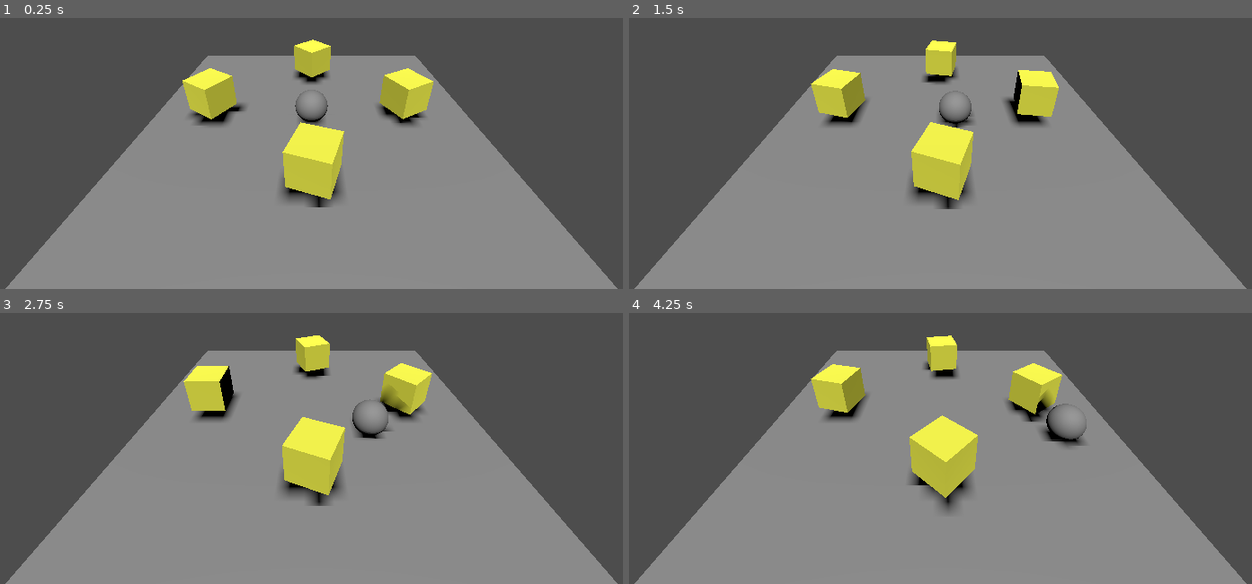
Above: before the commit, frames 1-4 (two rows, left to right).
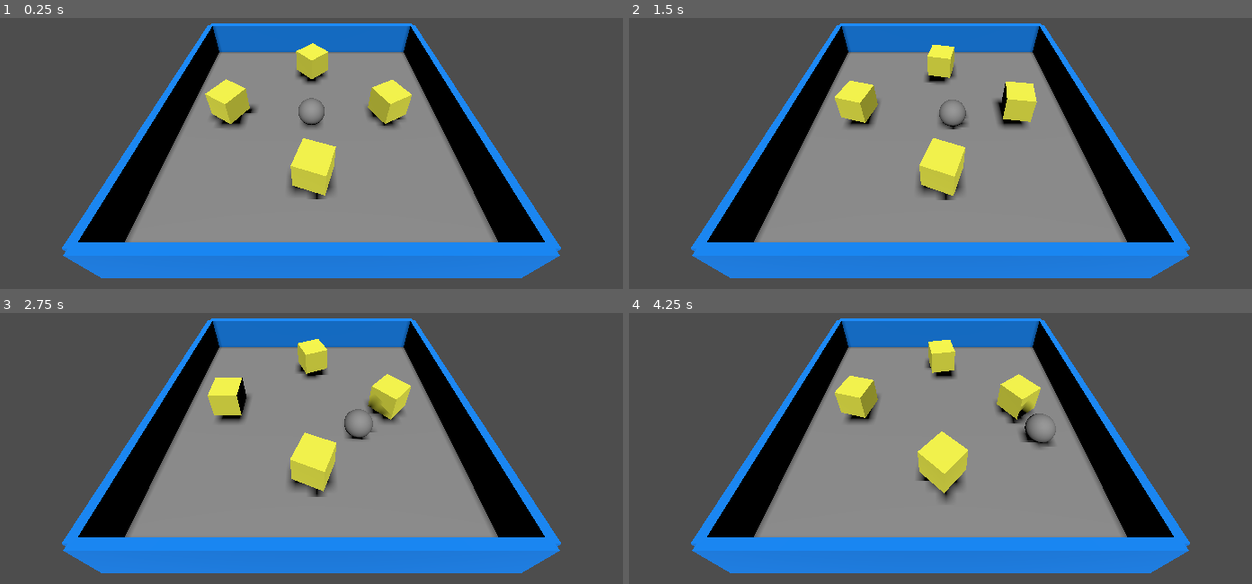
Above: after the commit, the same moments.

Repository: Zehua-Chen/roll-a-ball
Game: Godot game, scene res://main.tscn
Same seed, same stepped clock (60 frames per second), same inputs: the game is played once before the commit and once after it.
Inputs:
- Up to frame 1 (0.25 s): no input
- Up to frame 2 (1.5 s): hold D (player_move_rightward) 0.53-1.28 s; hold S (player_move_backward) from 1.28 s (still down)
- Up to frame 3 (2.75 s): release S (player_move_backward) at 2.03 s; hold D (player_move_rightward) from 2.03 s (still down)
- Up to frame 4 (4.25 s): release D (player_move_rightward) at 2.78 s; hold W (player_move_forward) 2.78-3.53 s; hold A (player_move_leftward) from 3.53 s (still down)

The runs differ from the first frame. In frame 1, 36% of the frame differs, in the area x 0-100%, y 1-100%; in frame 2, 36%; in frame 3, 36%; in frame 4, 37%.

Commit message:
[feat] Add walls

Diff:
--- /dev/null
+++ b/godot/Wall.tscn
@@ -0,0 +1,19 @@
+[gd_scene load_steps=4 format=3 uid="uid://d2t4mlh0cflps"]
+
+[sub_resource type="BoxShape3D" id="BoxShape3D_5biry"]
+size = Vector3(2, 0.3, 0.05)
+
+[sub_resource type="BoxMesh" id="BoxMesh_rvlkw"]
+
+[sub_resource type="StandardMaterial3D" id="StandardMaterial3D_oh7hn"]
+albedo_color = Color(0, 0.54902, 1, 1)
+
+[node name="StaticBody3D" type="StaticBody3D"]
+
+[node name="CollisionShape3D" type="CollisionShape3D" parent="."]
+shape = SubResource("BoxShape3D_5biry")
+
+[node name="MeshInstance3D" type="MeshInstance3D" parent="."]
+transform = Transform3D(2, 0, 0, 0, 0.3, 0, 0, 0, 0.05, 0, 0, 0)
+mesh = SubResource("BoxMesh_rvlkw")
+surface_material_override/0 = SubResource("StandardMaterial3D_oh7hn")
--- a/godot/main.tscn
+++ b/godot/main.tscn
@@ -1,7 +1,8 @@
-[gd_scene load_steps=5 format=3 uid="uid://dnrxxdt2xpiho"]
+[gd_scene load_steps=6 format=3 uid="uid://dnrxxdt2xpiho"]
 
 [ext_resource type="PackedScene" uid="uid://conoj2vfjclnx" path="res://Player.tscn" id="1_tsbmk"]
 [ext_resource type="PackedScene" uid="uid://26spql23s80i" path="res://Food.tscn" id="1_xn7no"]
+[ext_resource type="PackedScene" uid="uid://d2t4mlh0cflps" path="res://Wall.tscn" id="3_pxee6"]
 
 [sub_resource type="PlaneMesh" id="PlaneMesh_clbe4"]
 
@@ -15,9 +16,12 @@
 shadow_enabled = true
 
 [node name="Camera3D" type="Camera3D" parent="."]
-transform = Transform3D(1, -5.2318e-16, 3.02058e-16, 3.02058e-16, 0.866025, 0.5, -5.2318e-16, -0.5, 0.866025, 2.08165e-12, 1, 1.35)
+transform = Transform3D(1, -5.72982e-16, 2.67186e-16, 2.67186e-16, 0.766044, 0.642787, -5.72983e-16, -0.642787, 0.766044, 2.08165e-12, 1.5, 1.4)
 
 [node name="Environment" type="Node" parent="."]
+
+[node name="Wall" parent="Environment" instance=ExtResource("3_pxee6")]
+transform = Transform3D(1, 0, 0, 0, 1, 0, 0, 0, 1, 2.08165e-12, 0.15, -1)
 
 [node name="Ground" type="StaticBody3D" parent="Environment"]
 
@@ -30,23 +34,34 @@
 transform = Transform3D(1, 0, 0, 0, 1, 0, 0, 0, 1, 2.08165e-12, -0.05, 2.08165e-12)
 shape = SubResource("BoxShape3D_8v76g")
 
+[node name="Wall2" parent="Environment" instance=ExtResource("3_pxee6")]
+transform = Transform3D(1, 0, 0, 0, 1, 0, 0, 0, 1, 2.08165e-12, 0.15, 1)
+
+[node name="Wall3" parent="Environment" instance=ExtResource("3_pxee6")]
+transform = Transform3D(-4.37114e-08, 3.48787e-16, 1, 3.48787e-16, 1, -3.48787e-16, -1, 3.48787e-16, -4.37114e-08, 1, 0.15, 2.08165e-12)
+
+[node name="Wall4" parent="Environment" instance=ExtResource("3_pxee6")]
+transform = Transform3D(-4.37114e-08, 3.48787e-16, 1, 3.48787e-16, 1, -3.48787e-16, -1, 3.48787e-16, -4.37114e-08, -1, 0.15, 2.08165e-12)
+
 [node name="Player" parent="." instance=ExtResource("1_tsbmk")]
 speed = 7.0
 
-[node name="Food" parent="." instance=ExtResource("1_xn7no")]
+[node name="Foods" type="Node" parent="."]
+
+[node name="Food" parent="Foods" instance=ExtResource("1_xn7no")]
 transform = Transform3D(0.2, 0, 0, 0, 0.2, 0, 0, 0, 0.2, 0.573898, 0.168487, -0.0274963)
 
-[node name="Food2" parent="." instance=ExtResource("1_xn7no")]
+[node name="Food2" parent="Foods" instance=ExtResource("1_xn7no")]
 transform = Transform3D(0.2, 0, 0, 0, 0.2, 0, 0, 0, 0.2, -0.615564, 0.168487, -0.0274963)
 speed = 4.0
 value = 4
 
-[node name="Food3" parent="." instance=ExtResource("1_xn7no")]
+[node name="Food3" parent="Foods" instance=ExtResource("1_xn7no")]
 transform = Transform3D(0.2, 0, 0, 0, 0.2, 0, 0, 0, 0.2, 0.00710124, 0.168487, -0.557098)
 speed = 3.0
 value = 3
 
-[node name="Food4" parent="." instance=ExtResource("1_xn7no")]
+[node name="Food4" parent="Foods" instance=ExtResource("1_xn7no")]
 transform = Transform3D(0.2, 0, 0, 0, 0.2, 0, 0, 0, 0.2, 0.0139191, 0.168487, 0.525031)
 speed = 5.0
 value = 5
--- a/godot/project.godot
+++ b/godot/project.godot
@@ -25,20 +25,24 @@
 player_move_forward={
 "deadzone": 0.5,
 "events": [Object(InputEventKey,"resource_local_to_scene":false,"resource_name":"","device":-1,"window_id":0,"alt_pressed":false,"shift_pressed":false,"ctrl_pressed":false,"meta_pressed":false,"pressed":false,"keycode":0,"physical_keycode":87,"key_label":0,"unicode":119,"echo":false,"script":null)
+, Object(InputEventKey,"resource_local_to_scene":false,"resource_name":"","device":-1,"window_id":0,"alt_pressed":false,"shift_pressed":false,"ctrl_pressed":false,"meta_pressed":false,"pressed":false,"keycode":0,"physical_keycode":4194320,"key_label":0,"unicode":0,"echo":false,"script":null)
 ]
 }
 player_move_backward={
 "deadzone": 0.5,
 "events": [Object(InputEventKey,"resource_local_to_scene":false,"resource_name":"","device":-1,"window_id":0,"alt_pressed":false,"shift_pressed":false,"ctrl_pressed":false,"meta_pressed":false,"pressed":false,"keycode":0,"physical_keycode":83,"key_label":0,"unicode":115,"echo":false,"script":null)
+, Object(InputEventKey,"resource_local_to_scene":false,"resource_name":"","device":-1,"window_id":0,"alt_pressed":false,"shift_pressed":false,"ctrl_pressed":false,"meta_pressed":false,"pressed":false,"keycode":0,"physical_keycode":4194322,"key_label":0,"unicode":0,"echo":false,"script":null)
 ]
 }
 player_move_leftward={
 "deadzone": 0.5,
 "events": [Object(InputEventKey,"resource_local_to_scene":false,"resource_name":"","device":-1,"window_id":0,"alt_pressed":false,"shift_pressed":false,"ctrl_pressed":false,"meta_pressed":false,"pressed":false,"keycode":0,"physical_keycode":65,"key_label":0,"unicode":97,"echo":false,"script":null)
+, Object(InputEventKey,"resource_local_to_scene":false,"resource_name":"","device":-1,"window_id":0,"alt_pressed":false,"shift_pressed":false,"ctrl_pressed":false,"meta_pressed":false,"pressed":false,"keycode":0,"physical_keycode":4194319,"key_label":0,"unicode":0,"echo":false,"script":null)
 ]
 }
 player_move_rightward={
 "deadzone": 0.5,
 "events": [Object(InputEventKey,"resource_local_to_scene":false,"resource_name":"","device":-1,"window_id":0,"alt_pressed":false,"shift_pressed":false,"ctrl_pressed":false,"meta_pressed":false,"pressed":false,"keycode":0,"physical_keycode":68,"key_label":0,"unicode":100,"echo":false,"script":null)
+, Object(InputEventKey,"resource_local_to_scene":false,"resource_name":"","device":-1,"window_id":0,"alt_pressed":false,"shift_pressed":false,"ctrl_pressed":false,"meta_pressed":false,"pressed":false,"keycode":0,"physical_keycode":4194321,"key_label":0,"unicode":0,"echo":false,"script":null)
 ]
 }
